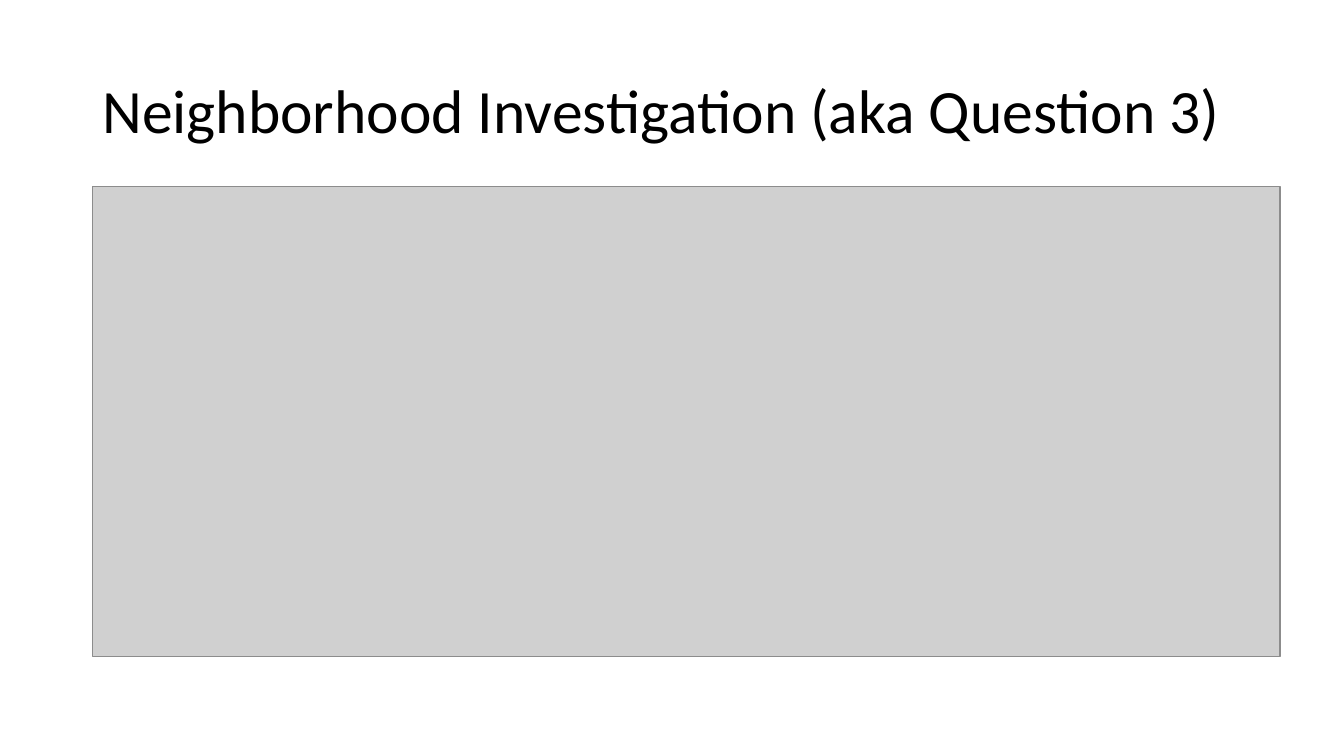
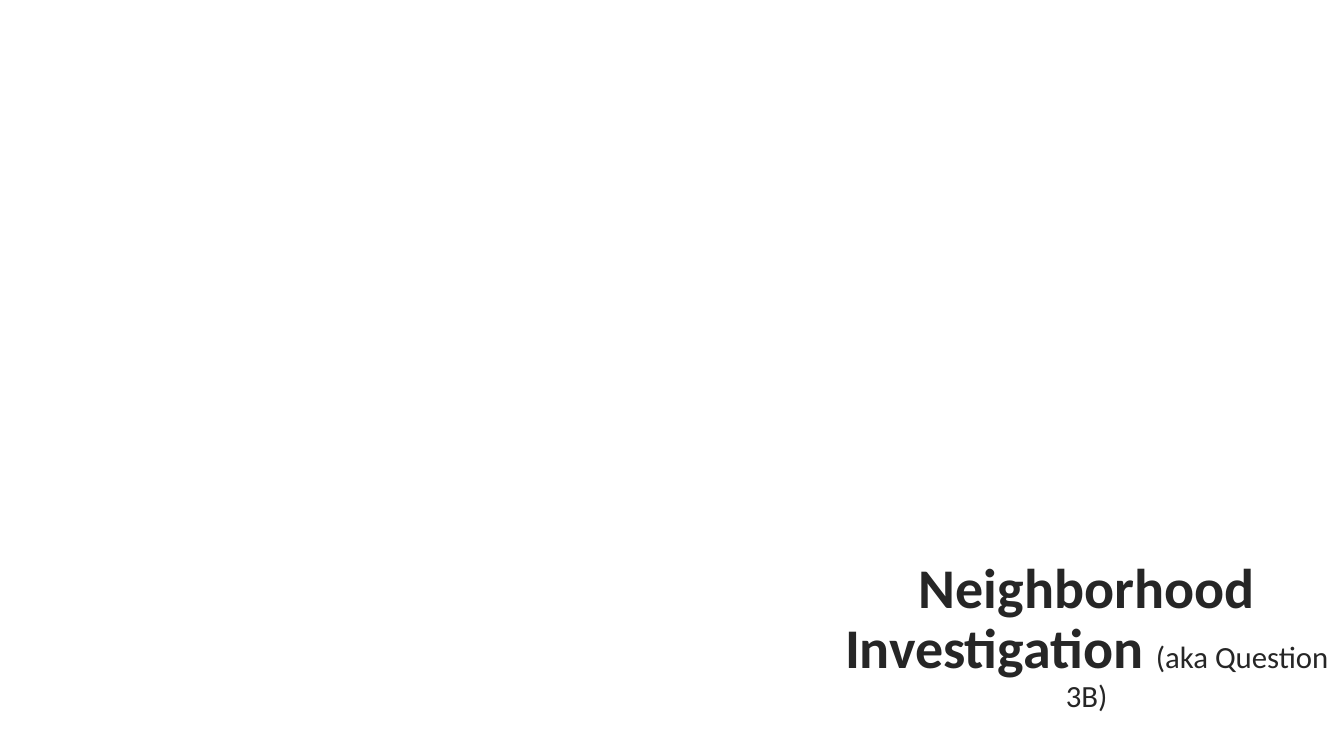
Before and after one commit to neha-nayeem/Project-01, a slide deck: slide 12 of Presentation - Project 01.pptx. Drawn at 1344x756 pixels with LibreOffice and Linux fonts; fonts in the diff are those of the drawing; grey boxes stand for pictures; background and template pictures are left out. Boxes give left, top, right and bottom in pixels: in the first picture for what was removed or moved away, otherwise in the second. Text is boxed around its words. In the diff, an @@ line names an element or a change of style, - is before the commit and + after.

```diff
--- a/Presentation - Project 01.pptx
+++ b/Presentation - Project 01.pptx
@@ picture removed at [93,187,1280,656] @@
@@ title "Neighborhood Investigation (aka Question 3B)": place and size @@
-title "Neighborhood Investigation (aka Question 3B)" at [102,88,1220,144]
+title "Neighborhood Investigation (aka Question 3B)" at [830,518,1344,756]
@@ title "Neighborhood Investigation (aka Question 3B)" at [830,518,1344,756]: fill none to #FFFFFF; outline none to #FFFFFF 13.75 pt @@
@@ title at [845,568,1328,711]: text changed; size 44 to 40 pt; text colour #000000 to #262626; bold on @@
-Neighborhood Investigation (aka Question 3)
+Neighborhood Investigation (aka Question 3B)
```
Also in this commit, not shown: 16 other slides changed, 1 slide added, 1 slide removed, 1 other file.
